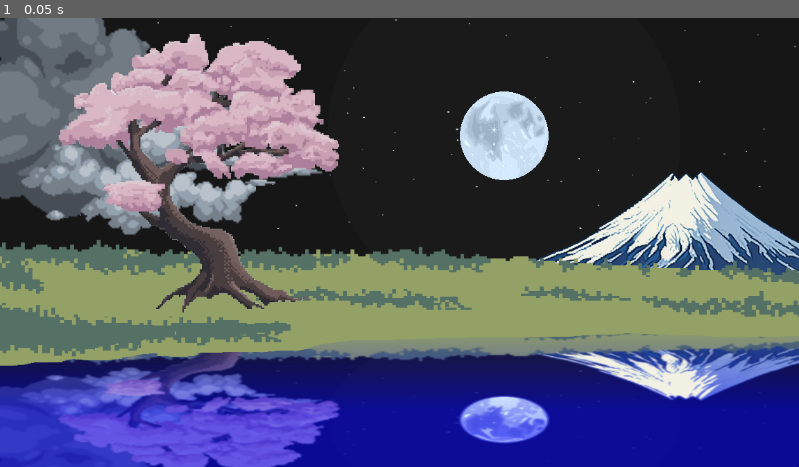
Above: before the commit, frame 1.
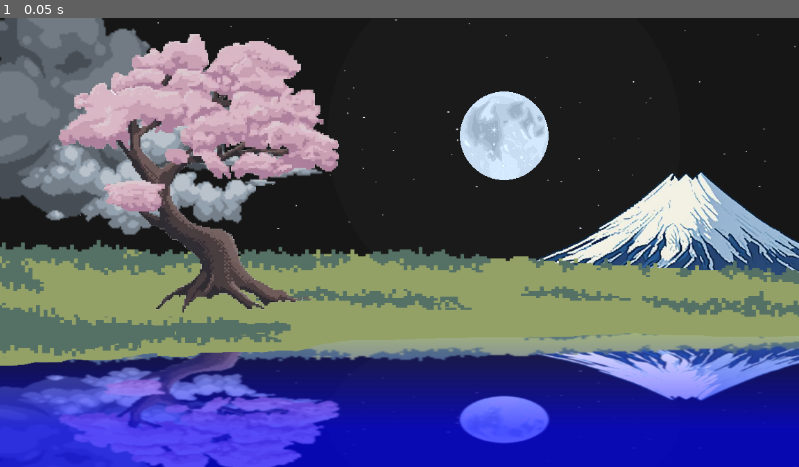
Above: after the commit, the same moment.

Repository: dante-signal31/SakuraDemo
Game: Godot game, scene res://Scenes/sakura_level.tscn
Same seed, same stepped clock (60 frames per second), same inputs: the game is played once before the commit and once after it.
Inputs:
- Up to frame 1 (0.05 s): no input

The runs differ from the first frame. In frame 1, 7.2% of the frame differs, in the area x 0-100%, y 73-100%.

Commit message:
Water mirroring done.

Diff:
--- a/Scenes/sakura_level.tscn
+++ b/Scenes/sakura_level.tscn
@@ -16,8 +16,8 @@
 [sub_resource type="ShaderMaterial" id="ShaderMaterial_p08sx"]
 shader = ExtResource("10_2f8p5")
 shader_parameter/water_color = Color(0, 0, 1, 1)
-shader_parameter/water_color_intensity = 0.54
-shader_parameter/mirrored_colors_intensity = 10.0
+shader_parameter/water_color_intensity = 0.66
+shader_parameter/mirrored_colors_intensity = 0.16
 shader_parameter/reflection_limit = 0.66
 
 [node name="Sakura" type="Node2D"]
--- a/Shaders/WaterShader.gdshader
+++ b/Shaders/WaterShader.gdshader
@@ -2,7 +2,7 @@
 uniform sampler2D screen_texture: hint_screen_texture;
 uniform vec4 water_color: source_color;
 uniform float water_color_intensity: hint_range(0.0, 1.0, 0.01) = 0.7;
-uniform float mirrored_colors_intensity = 1.4;
+uniform float mirrored_colors_intensity: hint_range(0.0, 1.0, 0.01) = 0.5;
 uniform float reflection_limit: hint_range(0.0, 1.0, 0.01);
 
 vec2 get_mirrored_coordinate(vec2 currentUV, vec2 currentScreenUV){
@@ -16,23 +16,17 @@
 }
 
 vec4 get_resulting_water_color(vec4 mirrored_color, vec2 currentUV){
-	// Improve mirrored clear colors to make them more visible.
-	float mirrored_color_average = (
-		mirrored_color.r +
-		mirrored_color.g +
-		mirrored_color.b) /
-		3.0;
-	float highlight_factor = pow(
-		mirrored_color_average,
-		mirrored_colors_intensity);
+	// Enlighten mirrored colors to make them more visible.
+	vec4 highlighted_color =
+		mirrored_color * (1.0 + mirrored_colors_intensity);
+	highlighted_color = clamp(highlighted_color, vec4(0,0,0,0), vec4(1,1,1,1));
 	// The more to the bottom of the water rectangle, the more water color we
 	// want.
-	// TODO: This is not working as intended. A higher highlight factor should get more intense colors. Now it's happening the oppposite.
 	float water_color_mix = clamp(
-		currentUV.y - highlight_factor,
+		currentUV.y,
 		0.0,
 		water_color_intensity);
-	return mix(mirrored_color, water_color, water_color_mix);
+	return mix(highlighted_color, water_color, water_color_mix);
 }
 
 void fragment() {
